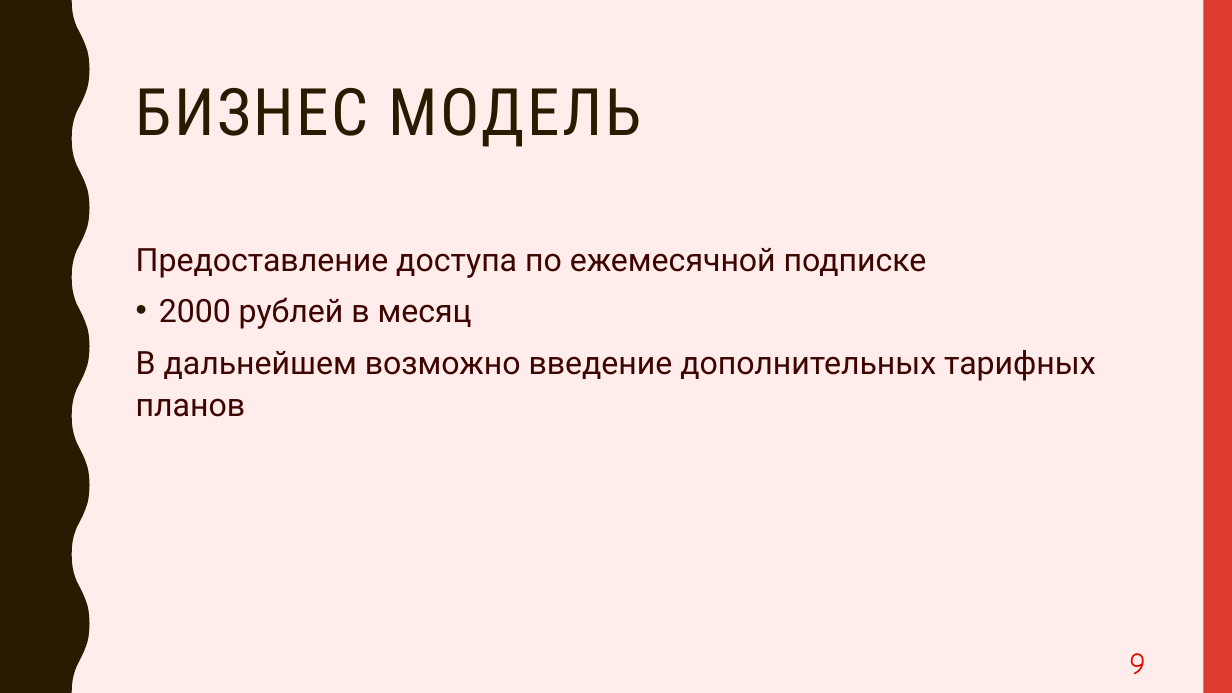
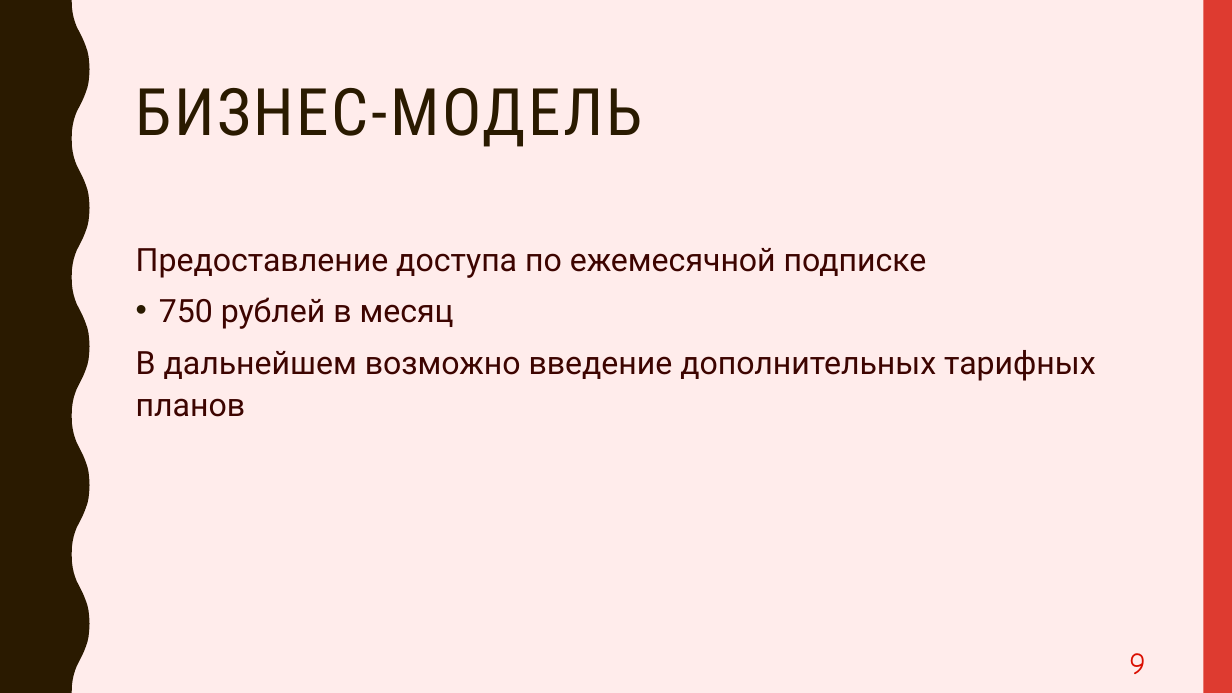
Before and after one commit to PavelPutin/restobook, a slide deck: slide 9 of presentation/Restobook.pptx. Drawn at 1232x693 pixels with LibreOffice and Linux fonts; fonts in the diff are those of the drawing. Boxes give left, top, right and bottom in pixels: in the first picture for what was removed or moved away, otherwise in the second. Text is boxed around its words. In the diff, an @@ line names an element or a change of style, - is before the commit and + after.

Commit message:
feat: update feature slide

```diff
--- a/presentation/Restobook.pptx
+++ b/presentation/Restobook.pptx
@@ title at <box>136,88,643,147</box>: text changed @@
-БИЗНЕС МОДЕЛЬ
+БИЗНЕС-МОДЕЛЬ
@@ text at <box>159,297,454,329</box>: text changed @@
-• 2000 рублей в месяц
+• 750 рублей в месяц
```
Also in this commit, not shown: 3 other slides changed, 1 slide added, 1 slide removed, 1 other file.
